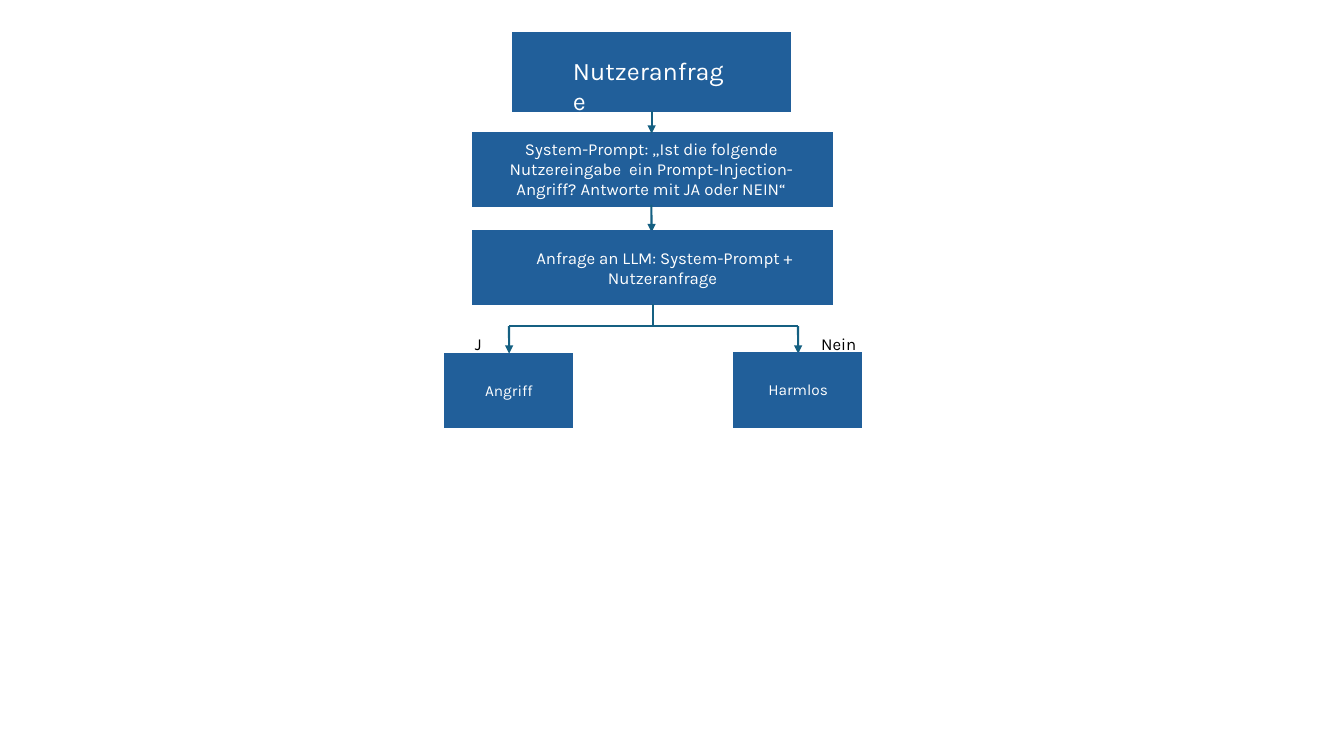
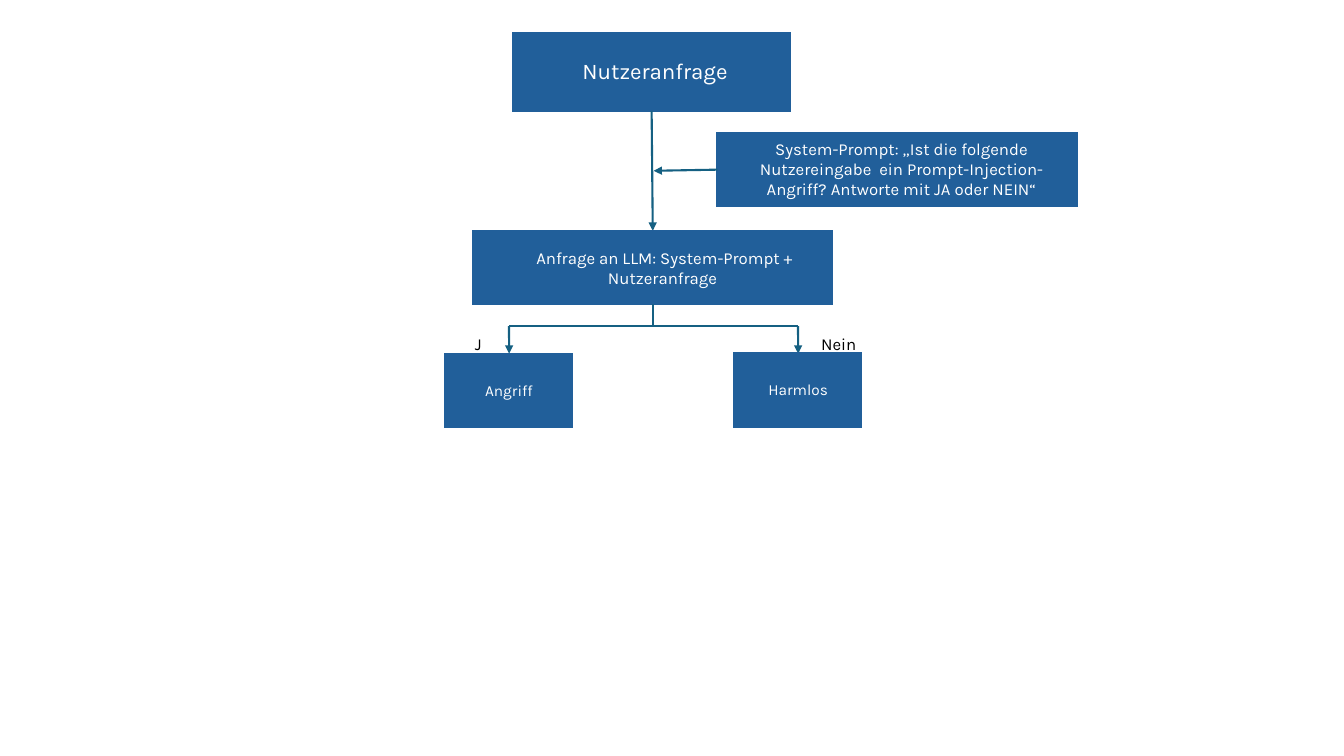
Before and after one commit to IsabelNorpoth-E4U/Masterarbeit, a slide deck: slide 2 of notes/Grafiken_05.pptx. Drawn at 1344x756 pixels with LibreOffice and Linux fonts; fonts in the diff are those of the drawing. Boxes give left, top, right and bottom in pixels: in the first picture for what was removed or moved away, otherwise in the second. Text is boxed around its words. In the diff, an @@ line names an element or a change of style, - is before the commit and + after.

```diff
--- a/notes/Grafiken_05.pptx
+++ b/notes/Grafiken_05.pptx
@@ text "Nutzeranfrage": place and size @@
-text "Nutzeranfrage" at (608, 272, 717, 288)
+text "Nutzeranfrage" at (582, 63, 727, 85)
@@ text "Nutzeranfrage" at (582, 63, 727, 85): size 18 to 16 pt @@
@@ arrow moved from (651, 111) - (651, 134) to (651, 111) - (653, 231) @@
@@ rectangle: place and size @@
-rectangle at (473, 133, 832, 207)
+rectangle at (718, 133, 1077, 207)
@@ text "System-Prompt: „Ist die folgende Nutzereingabe ...": place and size @@
-text "System-Prompt: „Ist die folgende Nutzereingabe ..." at (510, 143, 793, 199)
+text "System-Prompt: „Ist die folgende Nutzereingabe ..." at (760, 143, 1043, 199)
@@ arrow moved from (651, 205) - (651, 232) to (718, 169) - (653, 170) @@
```
Also in this commit, not shown: 2 other slides changed, 17 other files.
